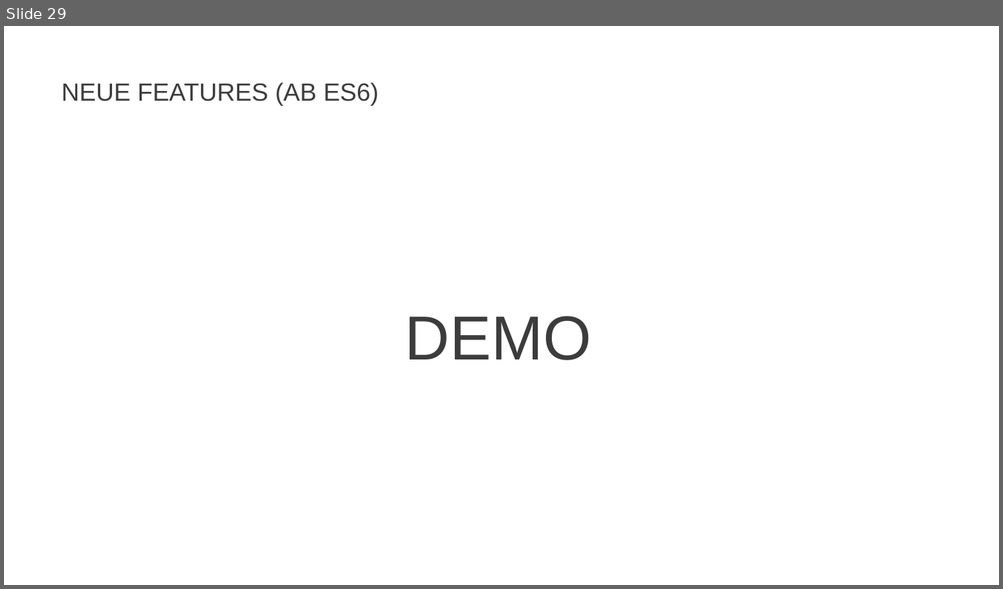
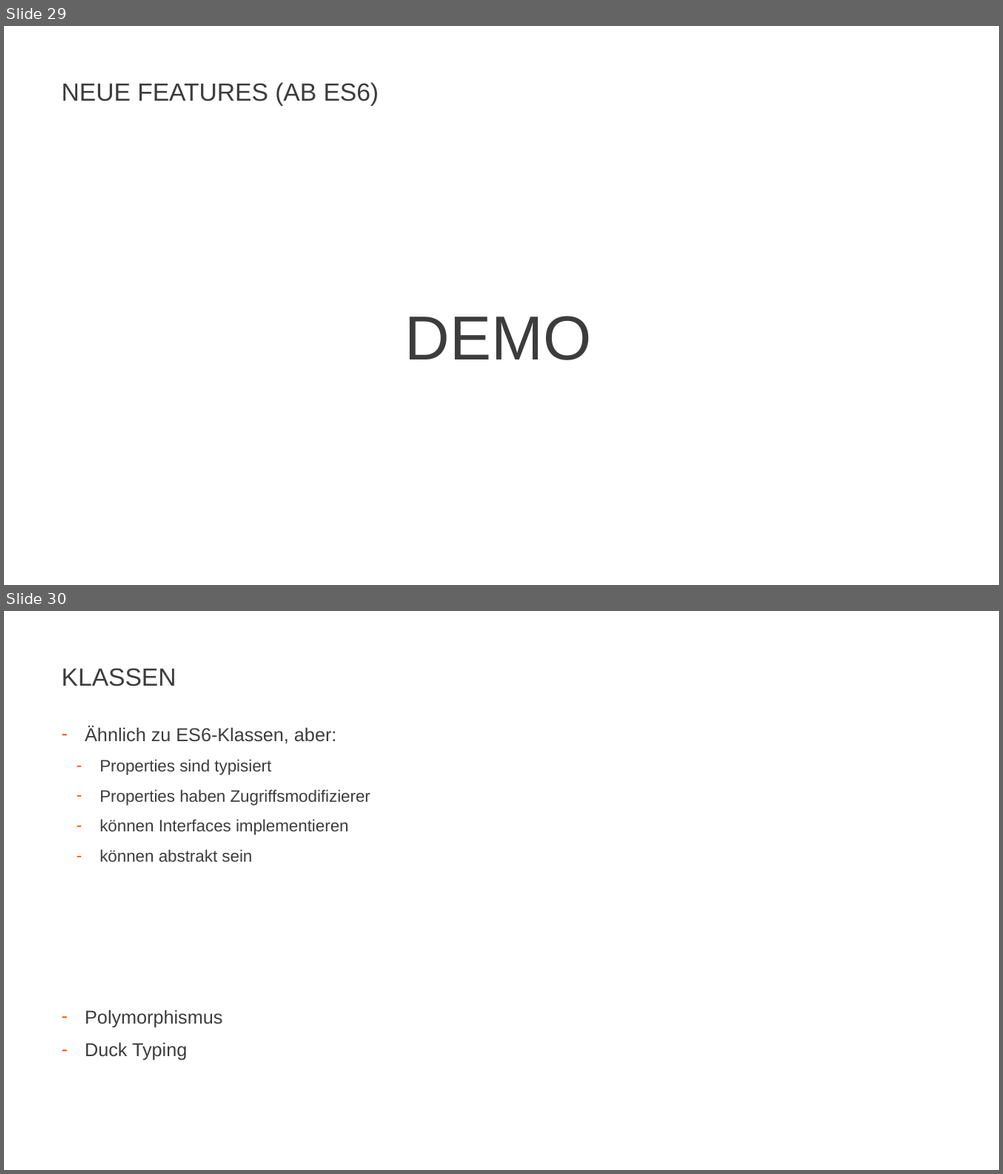
Before and after one commit to JohannesFeige/typescriptTrainingGrundlagen, a slide deck: TypeScriptBasics.pptx. Shown one above the other, each under a label of ours: slide 29 before the commit, slides 29 and 30 after it. The pictures are 1003x589 and 1003x1174 pixels, drawn with LibreOffice and Linux fonts; fonts in the diff are those of the drawing; background and template pictures are left out. Boxes give left, top, right and bottom in pixels: in the first picture for what was removed or moved away, otherwise in the second. Text is boxed around its words. In the diff, an @@ line names an element or a change of style, - is before the commit and + after.

```diff
--- a/TypeScriptBasics.pptx
+++ b/TypeScriptBasics.pptx
@@ slide 30 added at (x1=4, y1=611, x2=999, y2=1170), background #FFFFFF @@
@@ title added at (x1=62, y1=668, x2=176, y2=686), 24 pt, text #3C3C3C @@
+KLASSEN
@@ text added at (x1=85, y1=726, x2=370, y2=1061), 16 pt, text #3C3C3C @@
+– Ähnlich zu ES6-Klassen, aber:
+  – Properties sind typisiert
+  – Properties haben Zugriffsmodifizierer
+  – können Interfaces implementieren
+  – können abstrakt sein
+– Polymorphismus
+– Duck Typing
```
Also in this commit, not shown: 1 other slide added, 2 other files.
